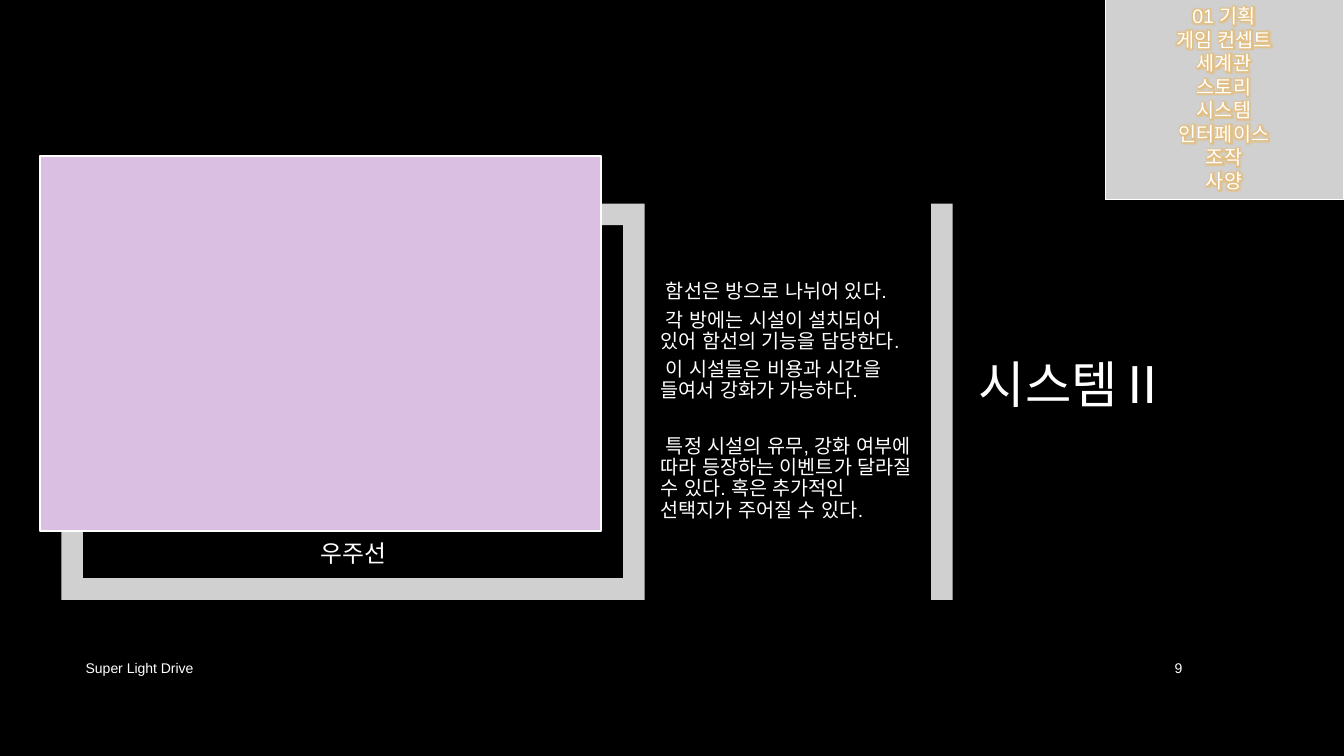
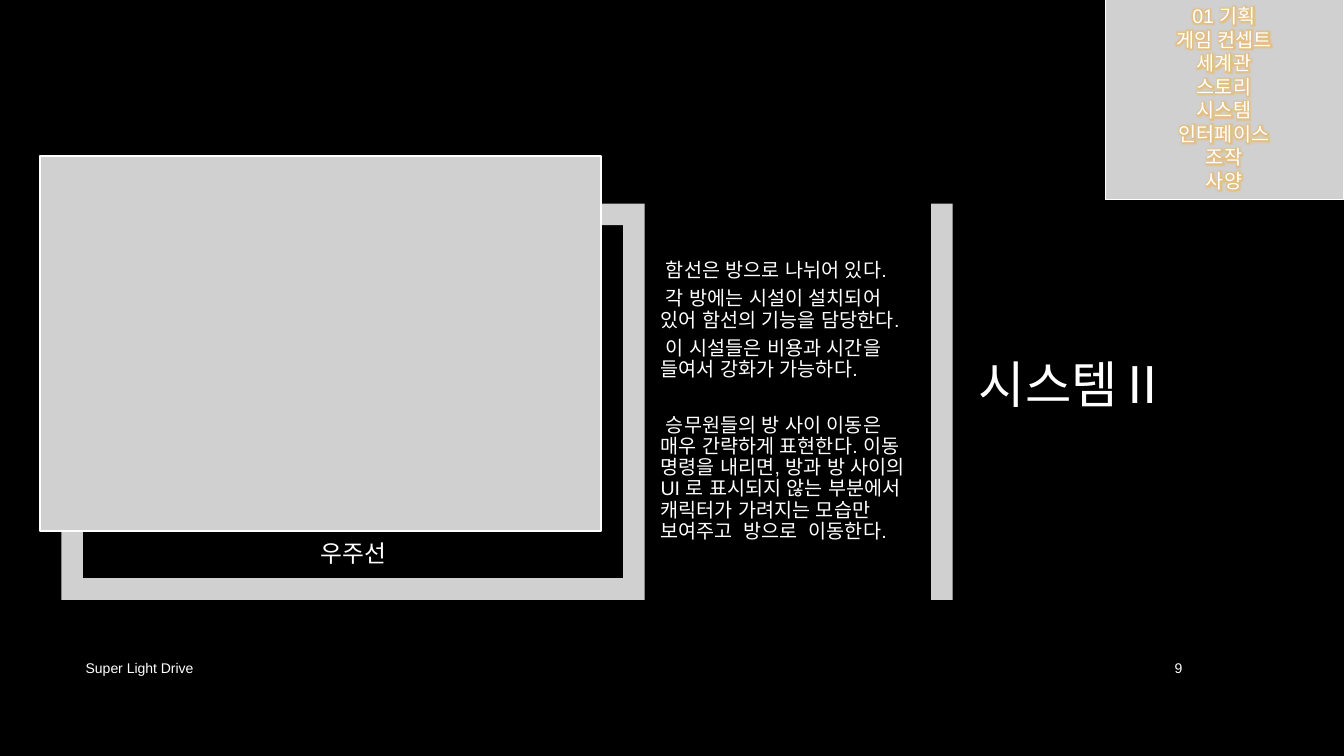
Before and after one commit to iconstudio/2017-Platformer, a slide deck: slide 9 of slides/SuperLightDrive_20171228.pptx. Drawn at 1344x756 pixels with LibreOffice and Linux fonts; fonts in the diff are those of the drawing; grey boxes stand for pictures; background and template pictures are left out. Boxes give left, top, right and bottom in pixels: in the first picture for what was removed or moved away, otherwise in the second. Text is boxed around its words. In the diff, an @@ line names an element or a change of style, - is before the commit and + after.

```diff
--- a/slides/SuperLightDrive_20171228.pptx
+++ b/slides/SuperLightDrive_20171228.pptx
@@ rectangle removed at <box>40,156,601,531</box> @@
@@ picture added at <box>40,156,601,531</box> @@
@@ text at <box>661,415,905,540</box>: text changed @@
-특정 시설의 유무, 강화 여부에 따라 등장하는 이벤트가 달라질 수 있다. 혹은 추가적인 선택지가 주어질 수 있다.
+승무원들의 방 사이 이동은 매우 간략하게 표현한다. 이동 명령을 내리면, 방과 방 사이의 UI 로 표시되지 않는 부분에서 캐릭터가 가려지는 모습만 보여주고 방으로 이동한다.
```
Also in this commit, not shown: 11 other slides changed, 7 other files.
